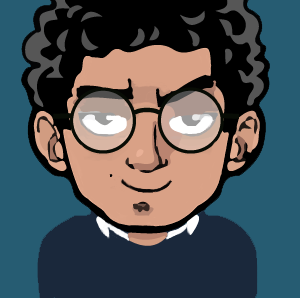
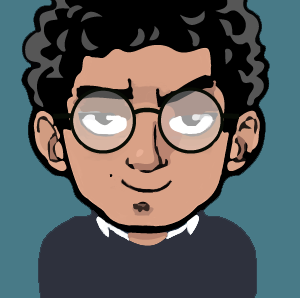
Before/after of a 300x298 layered artwork. What changed in the layer stack:
painted on "Background copy 4" over [0, 0, 300, 298]
showed "Background copy 3" over [0, 0, 300, 298]
